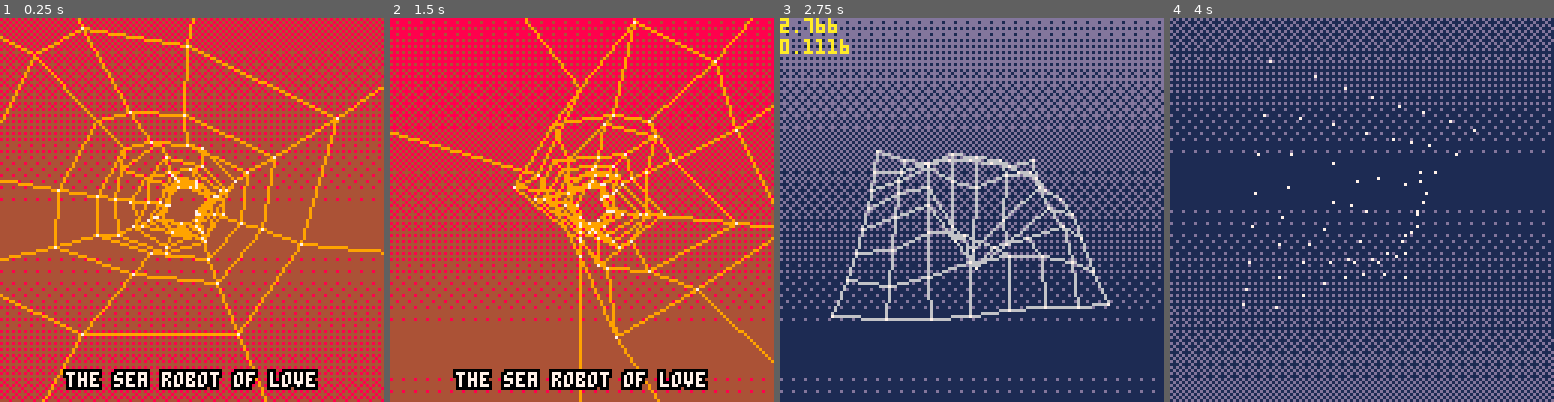
Above: before the commit, frames 1-4 (left to right).
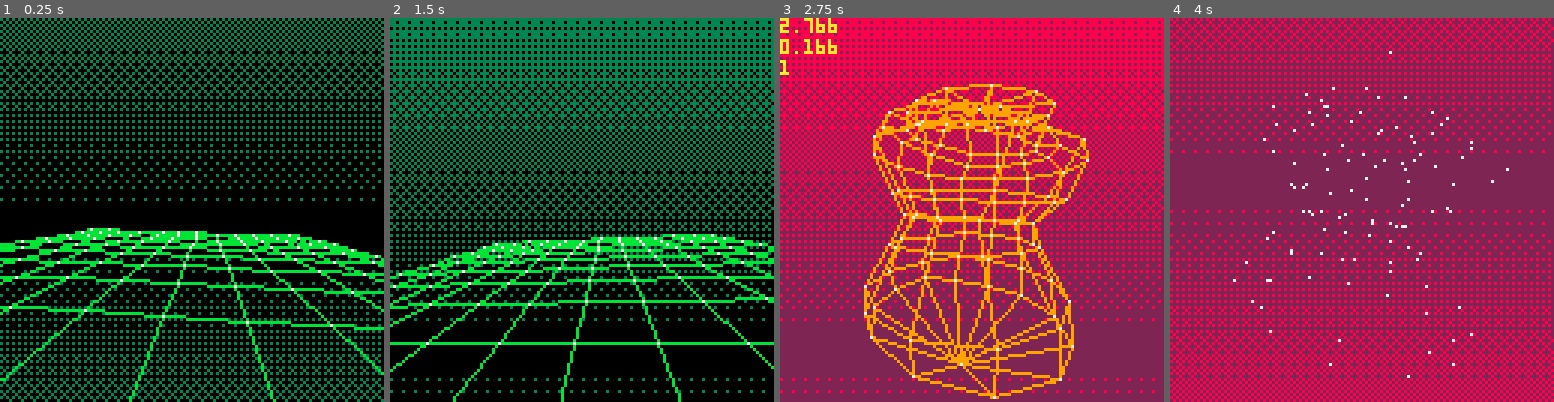
Above: after the commit, the same moments.

Repository: xavier/pico8
Game: PICO-8 cartridge srol.p8
The game is run twice, just before and just after one commit, with the same random seed, the same clock (stepped at 60 frames per second) and the same inputs.
Inputs:
- Up to frame 1 (0.25 s): no input
- Up to frame 2 (1.5 s): tap X (X key) at 0.33, 1.07 s; tap O (Z key) at 0.7 s
- Up to frame 3 (2.75 s): hold Right 1.6-2.1 s; tap O (Z key) at 1.7, 2.1, 2.5 s; tap X (X key) at 1.85 s; hold Up 2.15-2.42 s; hold Right from 2.47 s (still down)
- Up to frame 4 (4 s): tap O (Z key) at 2.9, 3.3, 3.7 s; tap X (X key) at 2.97 s; release Right at 3.03 s; hold Left 3.08-3.58 s; hold Down 3.63-3.97 s

The runs differ from the first frame. In frame 1, 99% of the frame differs, in the area x 0-100%, y 0-100%; in frame 2, 98%; in frame 3, 100%; in frame 4, 100%.

Commit message:
Trench fly-by WIP

Diff:
--- a/srol.p8
+++ b/srol.p8
@@ -307,9 +307,9 @@
 end
 
 
-function transform_mesh(mesh, timer)
+function transform_mesh(mesh, t)
  for idx = 1,#mesh.vertices do
-  local tv = mesh.vertex_transform(timer, idx, mesh.vertices[idx])
+  local tv = mesh.vertex_transform(t, idx, mesh.vertices[idx])
   tv = rotatev_x(tv, mesh.rotation[1])
   tv = rotatev_y(tv, mesh.rotation[2])
   tv = rotatev_z(tv, mesh.rotation[3])
@@ -349,11 +349,11 @@
  return bor(shl(band(col, 15), 4), shr(col, 4))
 end
 
-function draw_dithered_background(col, timer)
+function draw_dithered_background(col, t)
  local loc = flipcol(col)
  local d = 8
 
- local idx = flr(timer + 100*sin(timer*0.025) + 50*sin(timer*0.05))
+ local idx = flr(t + 100*sin(t*0.025) + 50*sin(t*0.05))
 
  for y=0,(128-d),d do
   local mask = dithering_masks[1+(idx%#dithering_masks)]
@@ -398,9 +398,9 @@
  transform_mesh(wave_mesh, t)
 end
 
-function part_wave_draw()
+function part_wave_draw(t)
  local mypal = palettes.blue
- draw_dithered_background(mypal.bg, timer)
+ draw_dithered_background(mypal.bg, t)
  render_mesh(wave_mesh, mypal)
 end
 
@@ -414,9 +414,9 @@
  transform_mesh(cylinder_mesh, t)
 end
 
-function part_cylinder_draw()
+function part_cylinder_draw(t)
  local mypal = palettes.red
- draw_dithered_background(mypal.bg, timer)
+ draw_dithered_background(mypal.bg, t)
  render_mesh(cylinder_mesh, mypal)
 end
 
@@ -426,21 +426,21 @@
  transform_mesh(lhc_mesh, t)
 end
 
-function part_lhc_draw()
+function part_lhc_draw(t)
  local mypal = palettes.green
- draw_dithered_background(mypal.bg, timer)
+ draw_dithered_background(mypal.bg, t)
  render_mesh(lhc_mesh, mypal)
 end
 
-function part_trench_update(t)
- trench_mesh.rotation = {-0.15, t*0.1, 0}
- transform_mesh(trench_mesh, t)
-end
-
-function part_trench_draw()
+function part_landscape_update(t)
+ landscape_mesh.rotation = {-0.15, t*0.1, 0}
+ transform_mesh(landscape_mesh, t)
+end
+
+function part_landscape_draw(t)
  local mypal = palettes.green
- draw_dithered_background(mypal.bg, timer)
- render_mesh(trench_mesh, mypal)
+ draw_dithered_background(mypal.bg, t)
+ render_mesh(landscape_mesh, mypal)
 end
 
 credits_screen_index = 1
@@ -482,7 +482,7 @@
  }
 }
 
-function part_credits_draw()
+function part_credits_draw(t)
 
  -- snow
  for y=0,63 do
@@ -499,6 +499,68 @@
  centered_text_lines(credits_screens[credits_screen_index])
 end
 
+function part_trench_update(t)
+ trench_layers = {}
+
+ local nlayers = 10
+ local ndots = 13
+ local depth = -200
+ local width = 200
+ local xoffset = 0
+ local yoffset = 20 * sin(t*.3) sin(t*.2)
+ local yrot=sin(t*0.25) * 0.025
+ local zrot=sin(t*0.35) * sin(t*.1) * 0.05
+ local zoffset = (t * 47) % abs(depth)
+
+
+ for r=1,nlayers do
+  local layer = {}
+  local z = ((r * (depth / nlayers)) + zoffset)
+  if z > -15 then
+   z += depth
+  end
+  for i=1,ndots do
+   local x = ((i-1)/ndots)
+   local randomness = sqr(0.5-x) * ring_seeds[r] * y_param
+   local amplitude = 25
+   local v = {
+    xoffset + (width/2) - (x*width),
+    yoffset + 30 + amplitude * -cos(x) * randomness,
+    z
+   }
+   add(layer, projectv(rotatev_y(rotatev_z(v, zrot), yrot)))
+  end
+  add(trench_layers, {z, layer})
+ end
+end
+
+function part_trench_draw(t)
+ sort(trench_layers, function(a, b)
+  return a[1] > b[1]
+ end)
+
+ local mypal = palettes.green
+
+ draw_dithered_background(mypal.bg, t)
+
+
+ for i=1,#trench_layers-1 do
+  local layer = trench_layers[i][2]
+  for j=1,#layer do
+   local p1 = layer[j]
+   if j < #layer then
+    local p2 = layer[j+1]
+    line(p1.x, p1.y, p2.x, p2.y, mypal.fg)
+   end
+   local p3 = trench_layers[i+1][2][j]
+   line(p1.x, p1.y, p3.x, p3.y, mypal.fg)
+   pset(p1.x, p1.y, 7)
+  end
+ end
+
+end
+
+-- tunnel
 
 function part_tunnel_update(t)
  tunnel_rings = {}
@@ -508,7 +570,7 @@
  local depth = -200
  local xoffset = 7*cos(t*0.39+sin(t*0.01))
  local yoffset = 7*sin(t*0.27)
- local zoffset = (t * 37) % abs(depth)
+ local zoffset = (t * 47) % abs(depth)
 
  for r=1,nrings do
   local ring = {}
@@ -532,7 +594,7 @@
  end
 end
 
-function part_tunnel_draw()
+function part_tunnel_draw(t)
 
  sort(tunnel_rings, function(a, b)
   return a[1] > b[1]
@@ -540,7 +602,7 @@
 
  local mypal = palettes.red2
 
- draw_dithered_background(mypal.bg, timer)
+ draw_dithered_background(mypal.bg, t)
 
  for i=1,#tunnel_rings-1 do
   local ring = tunnel_rings[i][2]
@@ -562,7 +624,7 @@
  -- 2. red lhc circle
  -- 3. red lhc tunnel
  -- 4. red/green lhc tunnel
- -- 5. green landscape flyby
+ -- 5. green trench flyby
  -- 6. red cylinder
  -- 6. blue shaded landscape
  --    "hmmm / moving lightsource and shadow / woww"
@@ -572,21 +634,29 @@
  --    "float robot float / if thy degrade yourself / thy shall be upgrade / thy shall not make whores"
  -- 9. tv swno credits
  --    "forever loving robot / its the human robot of love / ... are of this great love"
+ {part_trench_update, part_trench_draw},
  {part_tunnel_update, part_tunnel_draw},
  {part_cylinder_update, part_cylinder_draw},
  {part_wave_update, part_wave_draw},
  {part_lhc_update, part_lhc_draw},
- {part_trench_update, part_trench_draw},
+ {part_landscape_update, part_landscape_draw},
  {part_credits_update, part_credits_draw},
 }
 
-part_index = 1
+part_index = 0
+
+y_param = 0
 
 -- main
 
 function _init()
+ srand(0x13378055)
+
  timer = 0
  part_index = 1
+
+ tunnel_rings = {}
+ trench_layers = {}
 
  wave_mesh = generate_plane_mesh(7, 0.3, zfun_zero)
  wave_mesh.vertex_transform = vertex_transform_wave
@@ -620,7 +690,7 @@
   return 5*sin(x*0.1)*sin(y*0.1)
  end
 
- trench_mesh = generate_plane_mesh(12, 0.2, zfun_landscape)
+ landscape_mesh = generate_plane_mesh(12, 0.2, zfun_landscape)
 
  ring_seeds = {}
  for i=1,50 do
@@ -641,6 +711,13 @@
   part_index += 1
  end
 
+ if btnp(2) then
+  y_param += 1
+ end
+ if btnp(3) then
+  y_param -= 1
+ end
+
  if btnp(4) then
   __debug_render_lines = not __debug_render_lines
  end
@@ -650,10 +727,11 @@
 end
 
 function _draw()
- parts[part_index][2]()
+ parts[part_index][2](timer)
  if __debug_stats then
   local col = 10
   print(""..timer, 0, 0, col)
   print(""..stat(1), 0, 7, col)
- end
-end
+  print(""..y_param, 0, 14, col)
+ end
+end
